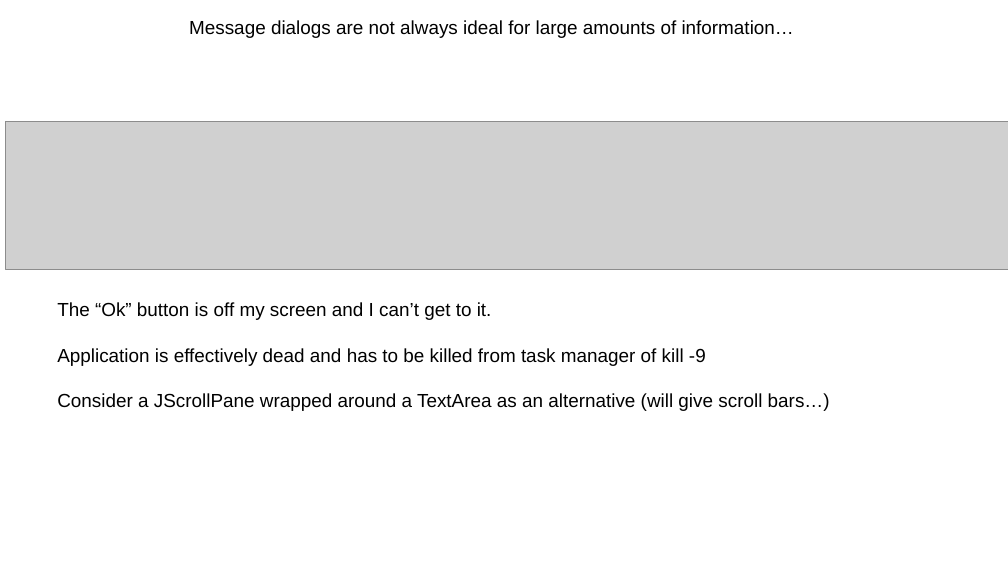
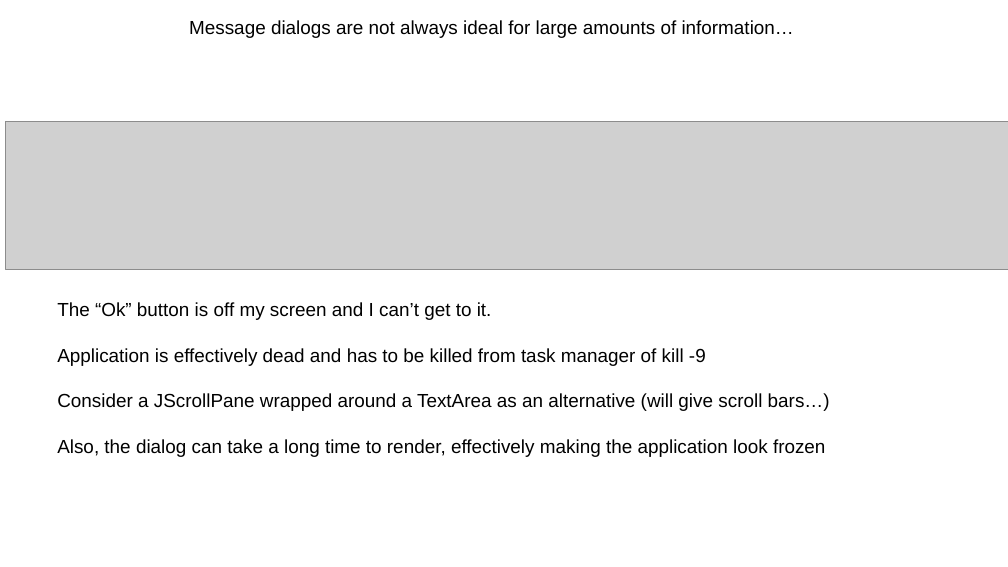
Before and after one commit to afodor/afodor.github.io, a slide deck: slide 4 of classes/prog2016/Lab07Review.pptx. Drawn at 1008x567 pixels with LibreOffice and Linux fonts; fonts in the diff are those of the drawing; grey boxes stand for pictures. Boxes give left, top, right and bottom in pixels: in the first picture for what was removed or moved away, otherwise in the second. Text is boxed around its words. In the diff, an @@ line names an element or a change of style, - is before the commit and + after.

```diff
--- a/classes/prog2016/Lab07Review.pptx
+++ b/classes/prog2016/Lab07Review.pptx
@@ text at (x1=57, y1=439, x2=825, y2=457): paragraph added @@
+Also, the dialog can take a long time to render, effectively making the application look frozen
```
Also in this commit, not shown: 1 slide added.
